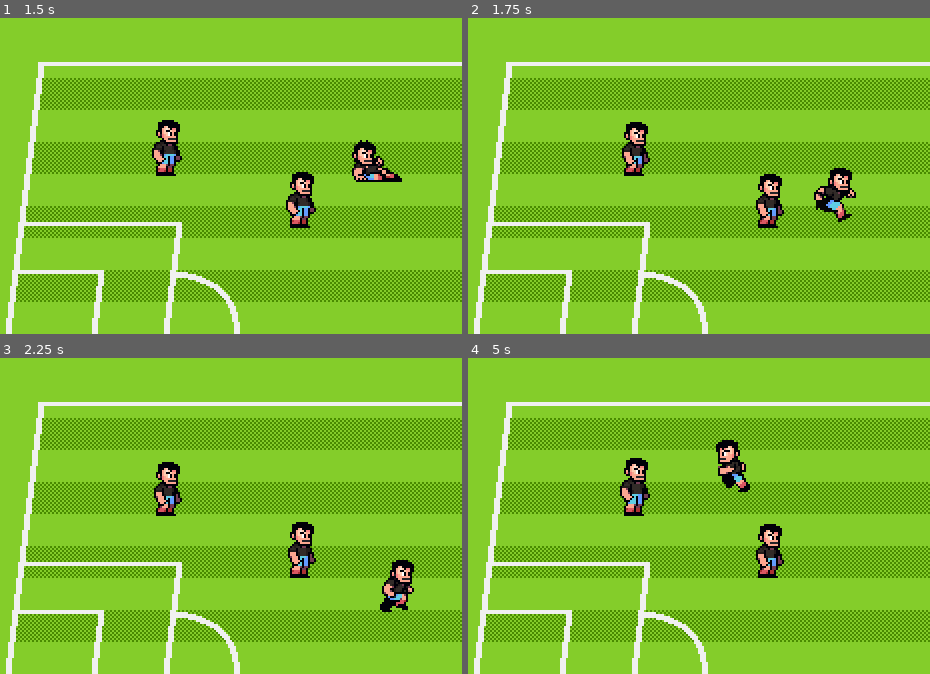
Above: before the commit, frames 1-4 (two rows, left to right).
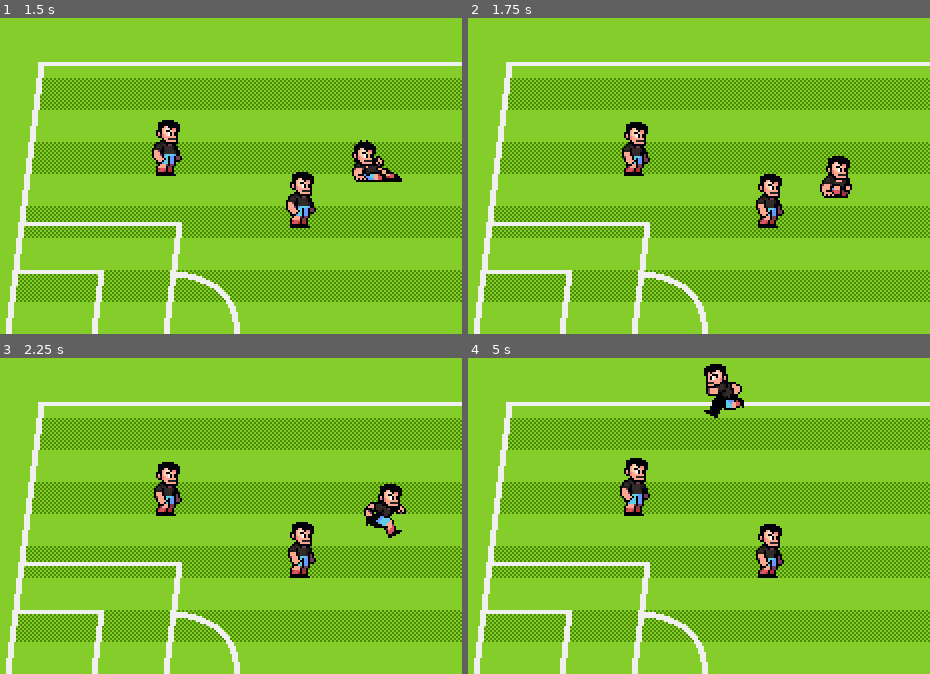
Above: after the commit, the same moments.

Repository: rotten-core-dev/soccer-base-game
Game: Godot game, scene res://scenes/world.tscn
Same seed, same stepped clock (60 frames per second), same inputs: the game is played once before the commit and once after it.
Inputs:
- Up to frame 1 (1.5 s): hold D (p1_right) 0.53-1.28 s; tap C (p1_pass) at 0.6 s; hold S (p1_down) from 1.28 s (still down); tap V (p1_shoot) at 1.35 s
- Up to frame 2 (1.75 s): keep holding S (p1_down)
- Up to frame 3 (2.25 s): release S (p1_down) at 2.03 s; hold D (p1_right) from 2.03 s (still down); tap Down (p2_down) at 2.1 s
- Up to frame 4 (5 s): release D (p1_right) at 2.78 s; hold W (p1_up) 2.78-3.53 s; tap Left (p2_left) at 2.85 s; hold A (p1_left) from 3.53 s (still down); tap [ (p2_pass) at 3.6 s; tap Right (p2_right) at 4.35 s

Frame 1 is identical in both runs. In frame 2, 1.0% of the frame differs, in the area x 74-84%, y 43-65%; in frame 3, 1.7%, in the area x 78-90%, y 39-81%; in frame 4, 1.7%.

Commit message:
added new recovery state

Diff:
--- a/project.godot
+++ b/project.godot
@@ -18,6 +18,10 @@
 [autoload]
 
 KeyUtils="*uid://q5q6alipm1hf"
+
+[debug]
+
+gdscript/warnings/unused_signal=0
 
 [display]
 
--- /dev/null
+++ b/scenes/characters/character_states/player_state_recovering.gd
@@ -0,0 +1,15 @@
+class_name PlayerStateRecovering
+extends PlayerState
+
+const DURATION_RECOVERY := 500
+
+var time_start_recovery := Time.get_ticks_msec()
+
+func _enter_tree() -> void:
+	time_start_recovery = Time.get_ticks_msec()
+	player.velocity = Vector2.ZERO
+	animation_player.play("recover")
+
+func _process(_delta: float) -> void:
+	if Time.get_ticks_msec() - time_start_recovery > DURATION_RECOVERY:
+		state_transition_requested.emit(Player.State.MOVING)
--- a/scenes/characters/character_states/player_state_tackling.gd
+++ b/scenes/characters/character_states/player_state_tackling.gd
@@ -10,5 +10,6 @@
 	time_start_tackle = Time.get_ticks_msec()
 
 func _process(_delta: float) -> void:
+	# when tackling time finishes switch to recovering state
 	if Time.get_ticks_msec() - time_start_tackle > DURATION_TACKLE:
-		state_transition_requested.emit(Player.State.MOVING)
+		state_transition_requested.emit(Player.State.RECOVERING)
--- a/scenes/characters/player.gd
+++ b/scenes/characters/player.gd
@@ -2,7 +2,7 @@
 extends CharacterBody2D
 
 enum ControlScheme {CPU, P1, P2}
-enum State {MOVING, TACKLING}
+enum State {MOVING, TACKLING, RECOVERING}
 
 @export var control_scheme : ControlScheme
 @export var speed : float
--- a/scenes/characters/player.tscn
+++ b/scenes/characters/player.tscn
@@ -34,6 +34,24 @@
 "transitions": PackedFloat32Array(1, 1, 1, 1),
 "update": 1,
 "values": [0, 1, 2, 3]
+}
+
+[sub_resource type="Animation" id="Animation_atpat"]
+resource_name = "recover"
+length = 0.1
+loop_mode = 1
+step = 0.1
+tracks/0/type = "value"
+tracks/0/imported = false
+tracks/0/enabled = true
+tracks/0/path = NodePath("PlayerSprite:frame")
+tracks/0/interp = 1
+tracks/0/loop_wrap = true
+tracks/0/keys = {
+"times": PackedFloat32Array(0),
+"transitions": PackedFloat32Array(1),
+"update": 1,
+"values": [18]
 }
 
 [sub_resource type="Animation" id="Animation_76oj4"]
@@ -76,6 +94,7 @@
 _data = {
 &"RESET": SubResource("Animation_rp718"),
 &"idle": SubResource("Animation_yewv4"),
+&"recover": SubResource("Animation_atpat"),
 &"run": SubResource("Animation_76oj4"),
 &"tackle": SubResource("Animation_dyp2m")
 }
@@ -86,7 +105,6 @@
 
 [node name="Player" type="CharacterBody2D" unique_id=1826159199]
 script = ExtResource("1_yewv4")
-control_scheme = null
 speed = 80.0
 
 [node name="PlayerSprite" type="Sprite2D" parent="." unique_id=84356516]
--- a/scenes/characters/player_state_factory.gd
+++ b/scenes/characters/player_state_factory.gd
@@ -5,7 +5,8 @@
 func _init() -> void:
 	states = {
 		Player.State.MOVING: PlayerStateMoving,
-		Player.State.TACKLING: PlayerStateTackling
+		Player.State.RECOVERING: PlayerStateRecovering,
+		Player.State.TACKLING: PlayerStateTackling,
 	}
 
 func get_fresh_state(state: Player.State) -> PlayerState:
Not shown, added: scenes/characters/character_states/player_state_recovering.gd.uid
